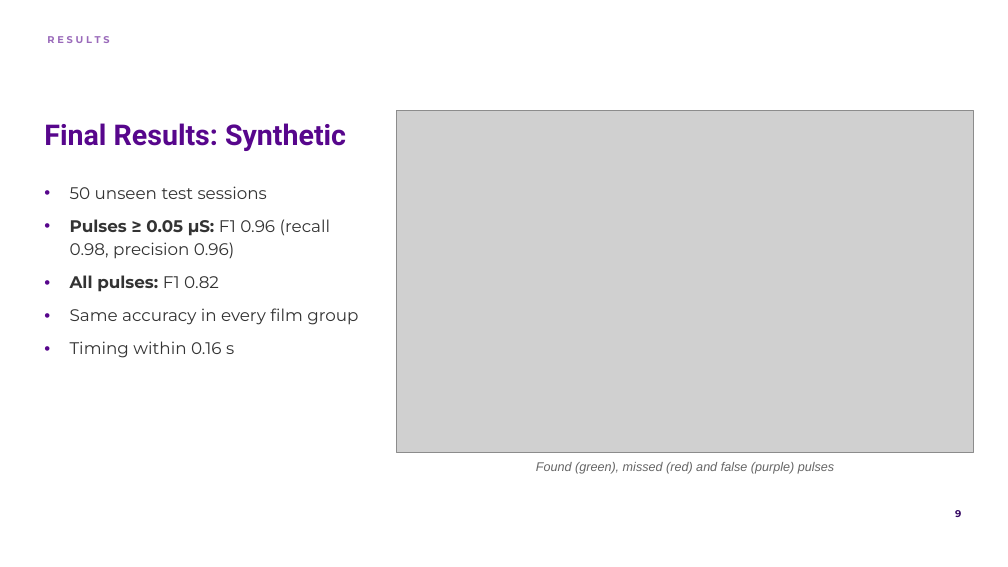
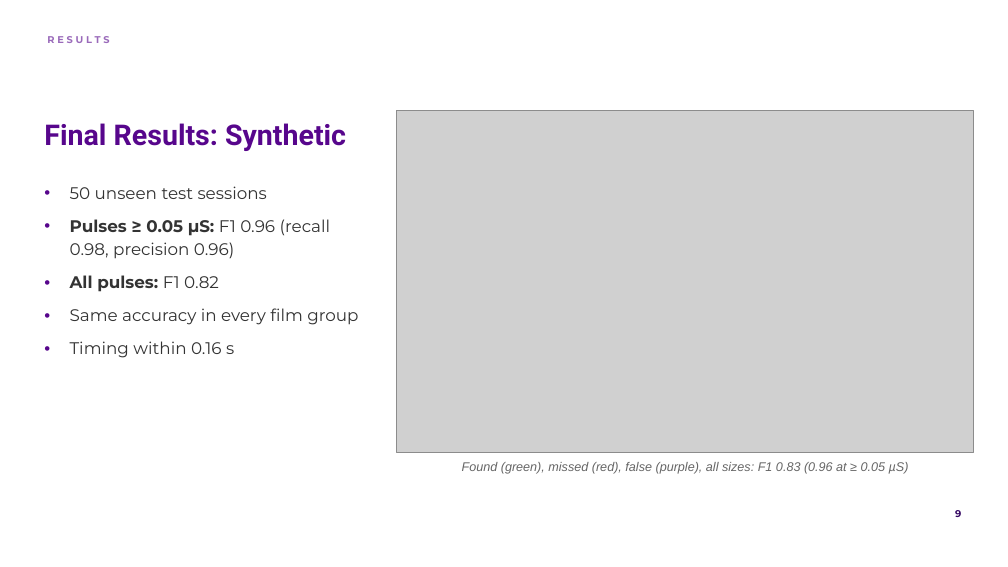
Before and after one commit to lefteriskomvopoulos/EmotionalArousal, a slide deck: slide 9 of report/slides/PHYSIO_slides.pptx. Drawn at 1008x567 pixels with LibreOffice and Linux fonts; fonts in the diff are those of the drawing; grey boxes stand for pictures; background and template pictures are left out. Boxes give left, top, right and bottom in pixels: in the first picture for what was removed or moved away, otherwise in the second. Text is boxed around its words. In the diff, an @@ line names an element or a change of style, - is before the commit and + after.

Commit message:
Fit-panel PDF, P53 pulse split, slider 0-10, caption fixes

```diff
--- a/report/slides/PHYSIO_slides.pptx
+++ b/report/slides/PHYSIO_slides.pptx
@@ text at box(462, 462, 909, 474): text changed @@
-Found (green), missed (red) and false (purple) pulses
+Found (green), missed (red), false (purple), all sizes: F1 0.83 (0.96 at ≥ 0.05 µS)
```
Also in this commit, not shown: 1 other slide changed, 10 other files.
